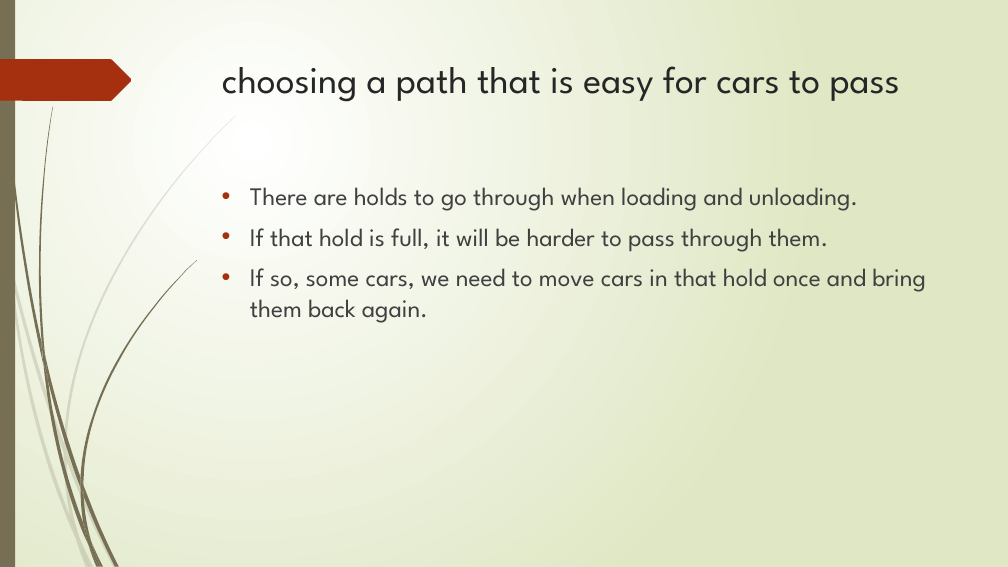
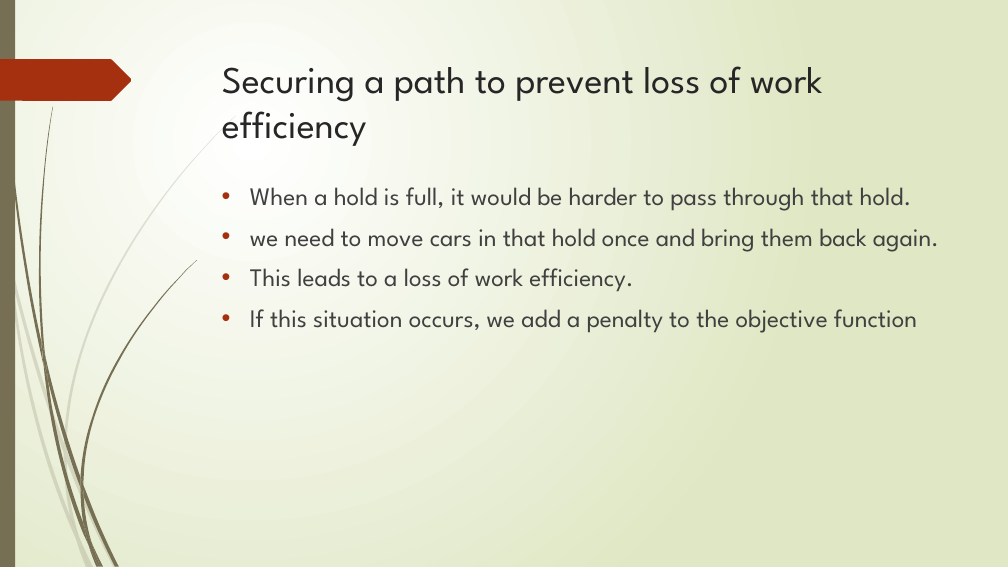
Before and after one commit to r-kurosu/kline_new, a slide deck: slide 12 of 中間報告.pptx. Drawn at 1008x567 pixels with LibreOffice and Linux fonts; fonts in the diff are those of the drawing. Boxes give left, top, right and bottom in pixels: in the first picture for what was removed or moved away, otherwise in the second. Text is boxed around its words. In the diff, an @@ line names an element or a change of style, - is before the commit and + after.

```diff
--- a/中間報告.pptx
+++ b/中間報告.pptx
@@ title at [222, 66, 822, 146]: text changed @@
-choosing a path that is easy for cars to pass
+Securing a path to prevent loss of work efficiency
@@ text at [250, 187, 939, 333]: text changed @@
-• There are holds to go through when loading and unloading.
-• If that hold is full, it will be harder to pass through them.
-• If so, some cars, we need to move cars in that hold once and bring them back again.
+• When a hold is full, it would be harder to pass through that hold.
+• we need to move cars in that hold once and bring them back again.
+• This leads to a loss of work efficiency.
+• If this situation occurs, we add a penalty to the objective function
```
Also in this commit, not shown: 11 other slides changed, 1 slide removed.
